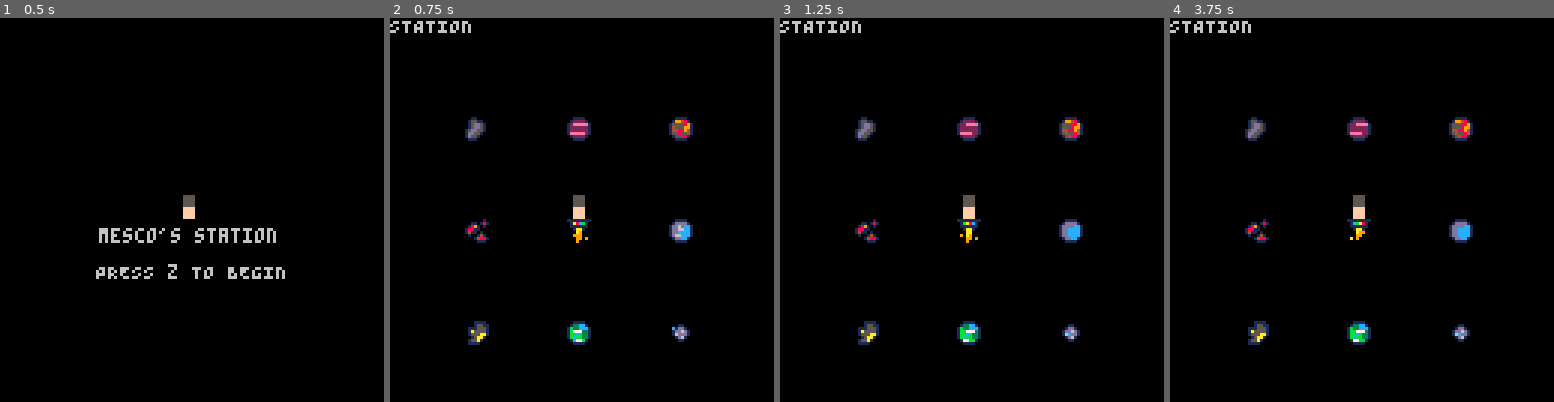
Above: before the commit, frames 1-4 (left to right).
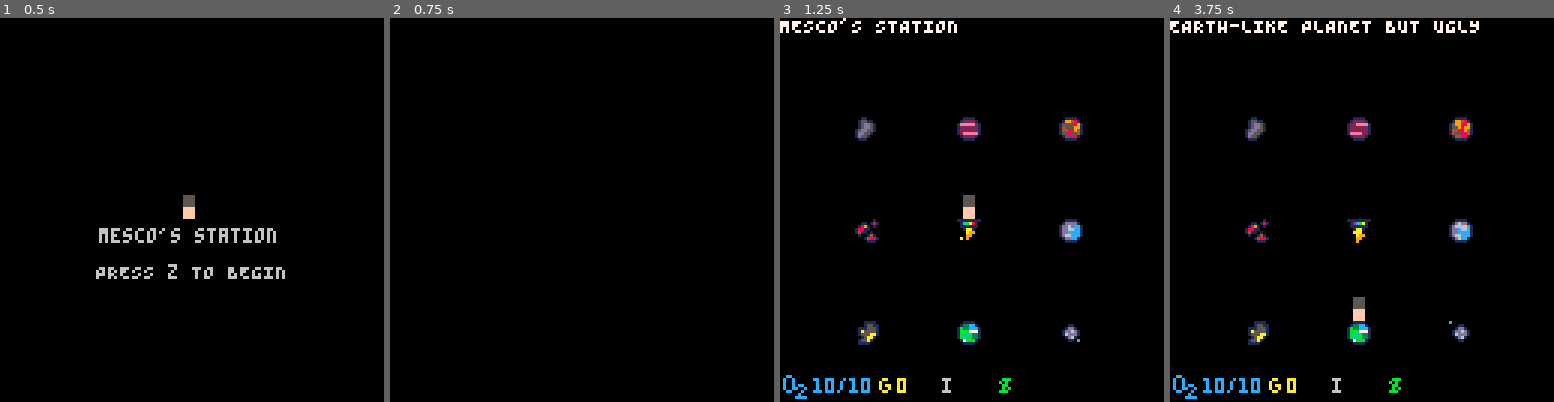
Above: after the commit, the same moments.

Repository: NeosCCV/pico-8-mescosstation
Game: PICO-8 cartridge regalo.p8
The game is run twice, just before and just after one commit, with the same random seed, the same clock (stepped at 60 frames per second) and the same inputs.
Inputs:
- Up to frame 1 (0.5 s): tap X (X key) at 0.33 s
- Up to frame 2 (0.75 s): tap O (Z key) at 0.7 s
- Up to frame 3 (1.25 s): tap X (X key) at 1.07 s
- Up to frame 4 (3.75 s): hold Right 1.6-2.1 s; tap O (Z key) every 0.4 s from 1.7 to 3.7 s; tap X (X key) at 1.85, 2.97 s; hold Up 2.15-2.42 s; hold Right 2.47-3.03 s; hold Left 3.08-3.58 s; hold Down from 3.63 s (still down)

Frame 1 is identical in both runs. In frame 2, 2.8% of the frame differs, in the area x 0-79%, y 0-86%; in frame 3, 1.6%; in frame 4, 2.4%.

Commit message:
fixed cache bug, otherstuff

Diff:
--- a/regalo.p8
+++ b/regalo.p8
@@ -14,37 +14,39 @@
 	planet1frame={16,17,18,19,20,21,22,23}
 	planet1={}
 	planet1.step=0
-	planet1frametrg=0
+	planet1frametrg=1
 	planet2frame={24,25,26,27,28,29,30,31}
 	planet2={}
 	planet2.step=0
-	planet2frametrg=0
+	planet2frametrg=1
 	planet3frame={32,33,34,35,36,37,38,39}
 	planet3={}
-	planet3.step=0	planet3frametrg=0
+	planet3.step=0
+	planet3frametrg=1
 	planet4frame={40,41,42,43,44,45,46,47}
 	planet4={}
 	planet4.step=0
-	planet4frametrg=0
+	planet4frametrg=1
 	planet5frame={48,49,50,51,52,53,54,55}
 	planet5={}
 	planet5.step=0
-	planet5frametrg=0
+	planet5frametrg=1
 	platformframe={1,2,3,4}
 	platform={}
 	platform.step=0
-	platformframetrg=0
+	platformframetrg=1
 	--
 	mappos={25,33,59,33,93,33,25,67,59,67,93,67,25,101,59,101,93,101}
 	randompostrigger=0
 	--
 	playerpos=5
 	--
-	planettext={"GAS","WATER","EARTH","MOON","STATION","LAVA","BROKEN","GOLDEN","IRON"}
+	planettext={"GAS GIANT","WATERY PLANET","EARTH-LIKE PLANET BUT UGLY","THE MOON?","MESCO'S STATION","LAVA PLANET (HOT)","BROKEN PLANET","GOLD ASTEROID","IRON ASTEROID"}
 	--
 	activeturn=1
 	--
 	o2=10
+	maxo2=10
 	money=0
 	gold=0
 	iron=0
@@ -55,19 +57,19 @@
 ---------------------------------------------------------------------------------
 function animations()
 	planet1.step+=1
- 	if(planet1.step%10==0) planet1frametrg+=1
+ 	if(planet1.step%45==0) planet1frametrg+=1
  	if(planet1frametrg>8) planet1frametrg=1
 	planet2.step+=1
- 	if(planet2.step%10==0) planet2frametrg+=1
+ 	if(planet2.step%25==0) planet2frametrg+=1
  	if(planet2frametrg>8) planet2frametrg=1
 	planet3.step+=1
  	if(planet3.step%10==0) planet3frametrg+=1
  	if(planet3frametrg>8) planet3frametrg=1
 	planet4.step+=1
- 	if(planet4.step%10==0) planet4frametrg+=1
+ 	if(planet4.step%2==0) planet4frametrg+=1
  	if(planet4frametrg>8) planet4frametrg=1
 	planet5.step+=1 --------------------------------------PLANET5 ES AHORA PLANET6 MACHO SOY SUBNORMAL :))))))
- 	if(planet5.step%10==0) planet5frametrg+=1
+ 	if(planet5.step%32==0) planet5frametrg+=1
  	if(planet5frametrg>8) planet5frametrg=1
 	platform.step+=1
  	if(platform.step%3==0) platformframetrg+=1
@@ -119,91 +121,93 @@
 function playerpositions()
 	--1
 	if playerpos==1 then
-		spr(0,25,25)
+		spr(15,25,25)
 	end
 	--2
 	if playerpos==2 then
-		spr(0,59,25)
+		spr(15,59,25)
 	end
 	--3
 	if playerpos==3 then
-		spr(0,93,25)
+		spr(15,93,25)
 	end
 	--4
 	if playerpos==4 then
-		spr(0,25,59)
+		spr(15,25,59)
 	end
 	--5
 	if playerpos==5 then
-		spr(0,59,59)
+		spr(15,59,59)
 	end
 	--6
 	if playerpos==6 then
-		spr(0,93,59)
+		spr(15,93,59)
 	end
 	--7
 	if playerpos==7 then
-		spr(0,25,93)
+		spr(15,25,93)
 	end
 	--8
 	if playerpos==8 then
-		spr(0,59,93)
+		spr(15,59,93)
 	end
 	--9
 	if playerpos==9 then
-		spr(0,93,93)
+		spr(15,93,93)
 	end
 end
 function tooltip()
 	--tooltip text bout where u at
 	if playerpos==planet1val then
-		print (planettext[1])
+		print (planettext[1],0,0,7)
 	end
 	if playerpos==planet2val then
-		print (planettext[2])
+		print (planettext[2],0,0,7)
 	end
 	if playerpos==planet3val then
-		print (planettext[3])
+		print (planettext[3],0,0,7)
 	end
 	if playerpos==planet4val then
-		print (planettext[4])
+		print (planettext[4],0,0,7)
 	end
 	if playerpos==planet5val then
-		print (planettext[5])
+		print (planettext[5],0,0,7)
 	end
 	if playerpos==planet6val then
-		print (planettext[6])
+		print (planettext[6],0,0,7)
 	end
 	if playerpos==planet7val then
-		print (planettext[7])
+		print (planettext[7],0,0,7)
 	end
 	if playerpos==planet8val then
-		print (planettext[8])
+		print (planettext[8],0,0,7)
 	end
 	if playerpos==planet9val then
-		print (planettext[9])
+		print (planettext[9],0,0,7)
 	end
 end
 --
 function playermovement()
-	if btnp(0) then --izq
-		if not (playerpos==1 or playerpos==4 or playerpos==7) then
-			playerpos-=1
+	if not (btn(4) or btn(5)) then
+		if btnp(0) then --izq
+			if not (playerpos==1 or playerpos==4 or playerpos==7) then
+				playerpos-=1
+			end
 		end
-	end
-	if btnp(1) then --dcha
-		if not (playerpos==3 or playerpos==6 or playerpos==9) then
-			playerpos+=1
+		if btnp(1) then --dcha
+			if not (playerpos==3 or playerpos==6 or playerpos==9) then
+				playerpos+=1
+			end
 		end
-	end
-	if btnp(2) then --up
-		if not (playerpos==1 or playerpos==2 or playerpos==3) then
-			playerpos-=3
+		if btnp(2) then --up
+			if not (playerpos==1 or playerpos==2 or playerpos==3) then
+				playerpos-=3
+			end
 		end
-	end
-	if btnp(3) then --dwn
-		if not (playerpos==7 or playerpos==8 or playerpos==9) then
-			playerpos+=3
+		if btnp(3) then --dwn
+			if not (playerpos==7 or playerpos==8 or playerpos==9) then
+				playerpos+=3
+			end
 		end
 	end
 end
@@ -218,12 +222,21 @@
 --
 function hud()
 --o2
+spr(8,1,119)
+print (o2,11,120,12)
+print ("/",19,120,12)
+print (maxo2,23,120,12)
+--gold
+spr(9,31,119)
+print (gold,39,120,10)
+--iron
+spr(10,51,119)
 
 --money
-
---gold
-
---iron
+spr(11,71,119)
+
+
+
 
 --tooltip help
 
@@ -233,7 +246,7 @@
 --
 function intro()
 	cls()
-	spr(0,59,59)
+	spr(15,59,59)
 	print ("mesco's station",33,70)
 	print ("PRESS z TO BEGIN",32,82)
 	if (btn(4)) then
@@ -243,6 +256,15 @@
 end
 --
 --
+function upgradestation()
+	if playerpos==5 then
+		if btn(4) then
+			cls()
+		end
+	end
+
+end
+
 function game()
 	cls()
 	hud()
@@ -255,7 +277,7 @@
 	playerpositions()
 	tooltip()
 	turnpass()
-
+	upgradestation()
 
 end
 
@@ -280,14 +302,14 @@
 ---------------------------------------------------------------------------------
 ---------------------------------------------------------------------------------
 __gfx__
-00555500111111111111111111111111111111110000001000011110001100000cc0000000000000000000000000000000000000000000000000000000000000
-0055550001cba810018cba1001a8cb1001ba8c10001101810001551101551100c00c0000000aa00000066600000bbb0000000000000000000000000000000000
-00555500011111100111111001111110011111100189101001115551015dd510c00c000000a000000000600000b0b00000000000000000000000000000000000
-00555500001aa100001aa100001aa100001aa1001881100001a55551015dd510c00c0cc000a0aa0000006000000bb00000000000000000000000000000000000
-00ffff00000a990000aaa000000a9000000aa0001411010001555aa115dd5510c00cc00c00a00a0000006000000b0b0000000000000000000000000000000000
-00ffff0000099000000a990000999000090a9000010014100015aa101dd551000cc000c0000aa0000006660000bbb00000000000000000000000000000000000
-00ffff000a090000000990000009909000099090000148810155a1001d55100000000c0000000000000000000000000000000000000000000000000000000000
-00ffff00000000000009000000090000000900000000111001111000011100000000cccc00000000000000000000000000000000000000000000000000000000
+00077000111111111111111111111111111111110000001000011110001100000cc0000000000000000000000000000000000000000000000000000000555500
+0707707001cba810018cba1001a8cb1001ba8c10001101810001551101551100c00c0000000aa00000066600000bbb0000000000000000000000000000555500
+00000000011111100111111001111110011111100189101001115551015dd510c00c000000a000000000600000b0b00000000000000000000000000000555500
+77077077001aa100001aa100001aa100001aa1001881100001a55551015dd510c00c0cc000a0aa0000006000000bb00000000000000000000000000000555500
+77077077000a990000aaa000000a9000000aa0001411010001555aa115dd5510c00cc00c00a00a0000006000000b0b0000000000000000000000000000ffff00
+0000000000099000000a990000999000090a9000010014100015aa101dd551000cc000c0000aa0000006660000bbb00000000000000000000000000000ffff00
+070770700a090000000990000009909000099090000148810155a1001d55100000000c0000000000000000000000000000000000000000000000000000ffff00
+00077000000000000009000000090000000900000000111001111000011100000000cccc00000000000000000000000000000000000000000000000000ffff00
 00111100001111000011110000111100001111000011110000111100001111000011110000111100001111000011110000111100001111000011110000111100
 012222100122221001222210012222100122221001222210012222100122221001dddd1001dddd1001dddd1001dddd1001d6dd1001dddd1001dddd1001dddd10
 1eeeee2112eeeee1122eeee11222eee11e222ee11ee222e11eee22211eeee2211d666cc11dd6dcc11ddddcc11ddddcc11d6666c11ddd66c11ddd6cc11d66dcc1
